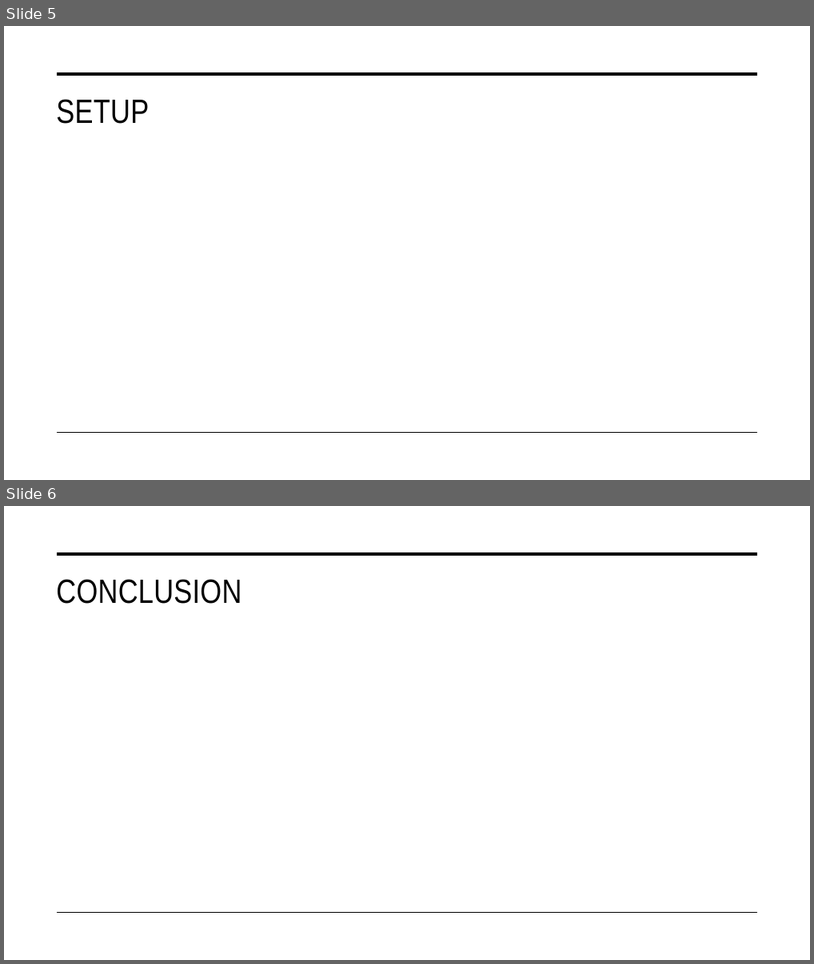
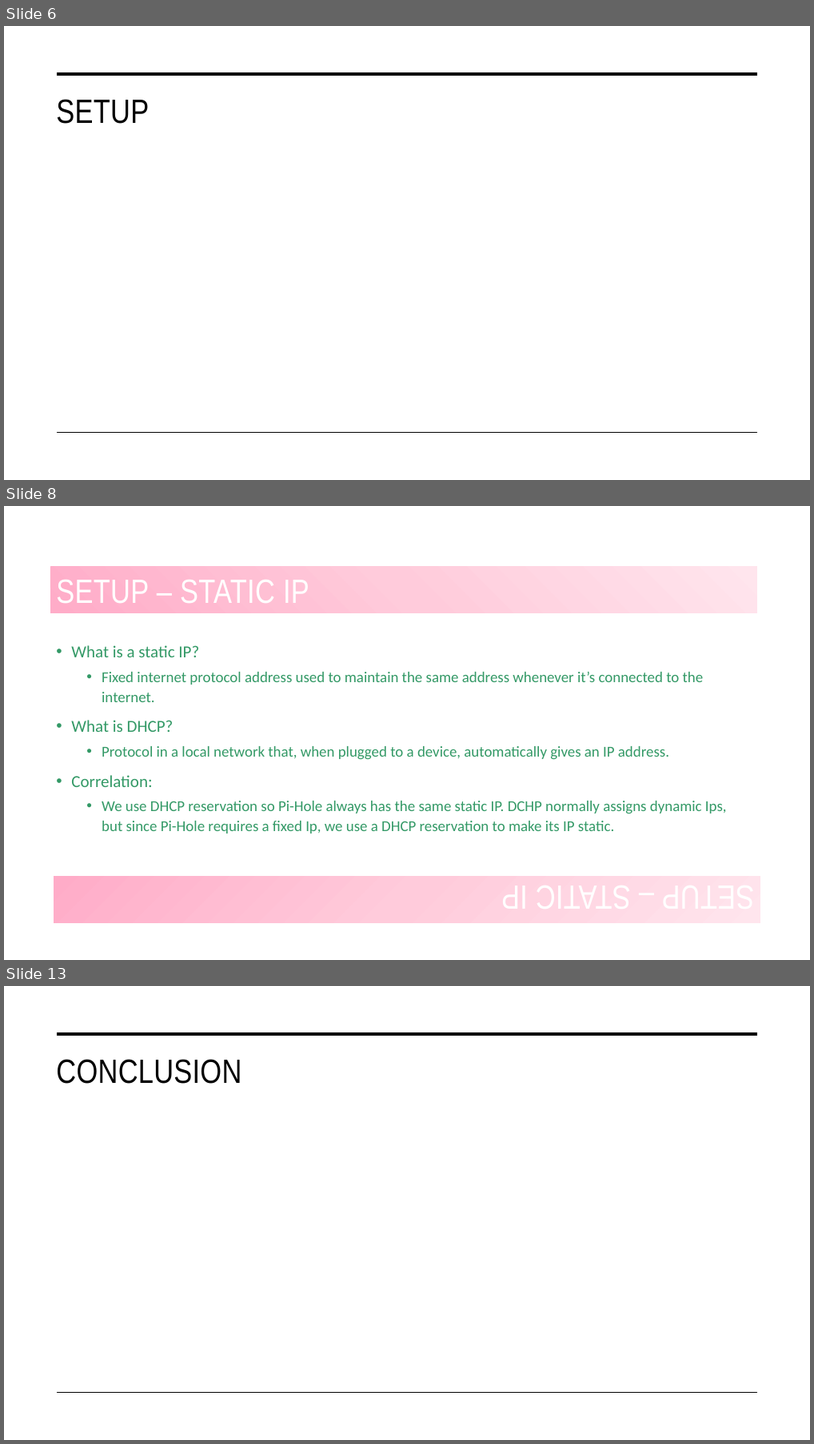
Before and after one commit to fadwa2208/PiHoleProject, a slide deck: PiHole.pptx. Shown one above the other, each under a label of ours: slides 5 and 6 before the commit, slides 6, 8 and 13 after it; the slides between them are not shown. The pictures are 814x964 and 814x1444 pixels, drawn with LibreOffice and Linux fonts; fonts in the diff are those of the drawing. Boxes give left, top, right and bottom in pixels: in the first picture for what was removed or moved away, otherwise in the second. Text is boxed around its words. In the diff, an @@ line names an element or a change of style, - is before the commit and + after.

```diff
--- a/PiHole.pptx
+++ b/PiHole.pptx
@@ slide 8 added at <box>4,506,810,960</box>, background #FFFFFF; not listed: 2 template elements that a slide beside it also shows @@
@@ rectangle added at <box>50,512,758,558</box>, fill #FFFFFF @@
@@ title added at <box>50,567,758,613</box>, fill gradient #FFADC8 to #FFCCDC to #FFE5ED, 40 pt, text #FFFFFF @@
+SETUP – STATIC IP
@@ text added at <box>71,645,727,833</box>, 18 pt, text #339966 @@
+• What is a static IP?
+  • Fixed internet protocol address used to maintain the same address whenever it’s connected to the internet.
+• What is DHCP?
+  • Protocol in a local network that, when plugged to a device, automatically gives an IP address.
+• Correlation:
+  • We use DHCP reservation so Pi-Hole always has the same static IP. DCHP normally assigns dynamic Ips, but since Pi-Hole requires a fixed Ip, we use a DHCP reservation to make its IP static.
@@ rectangle added at <box>54,876,761,922</box>, fill gradient #FFADC8 to #FFCCDC to #FFE5ED @@
@@ what was slide 5 is now slide 6 @@
@@ what was slide 6 is now slide 13 @@
```
Also in this commit, not shown: 1 slide changed, 7 other slides added, 1 slide removed.
